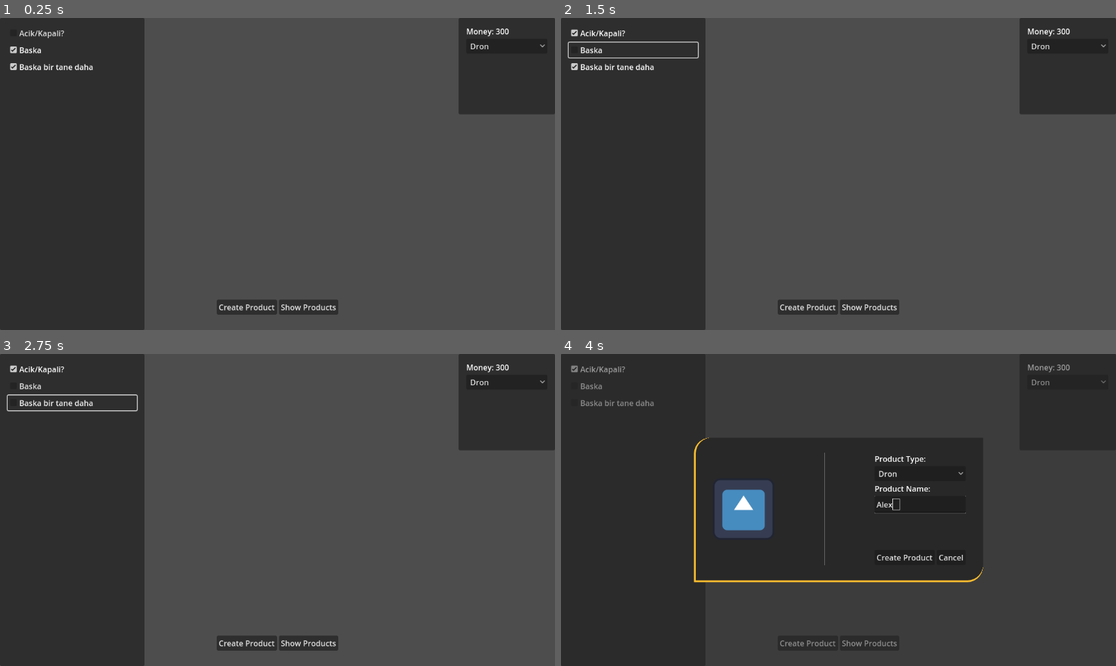
Above: before the commit, frames 1-4 (two rows, left to right).
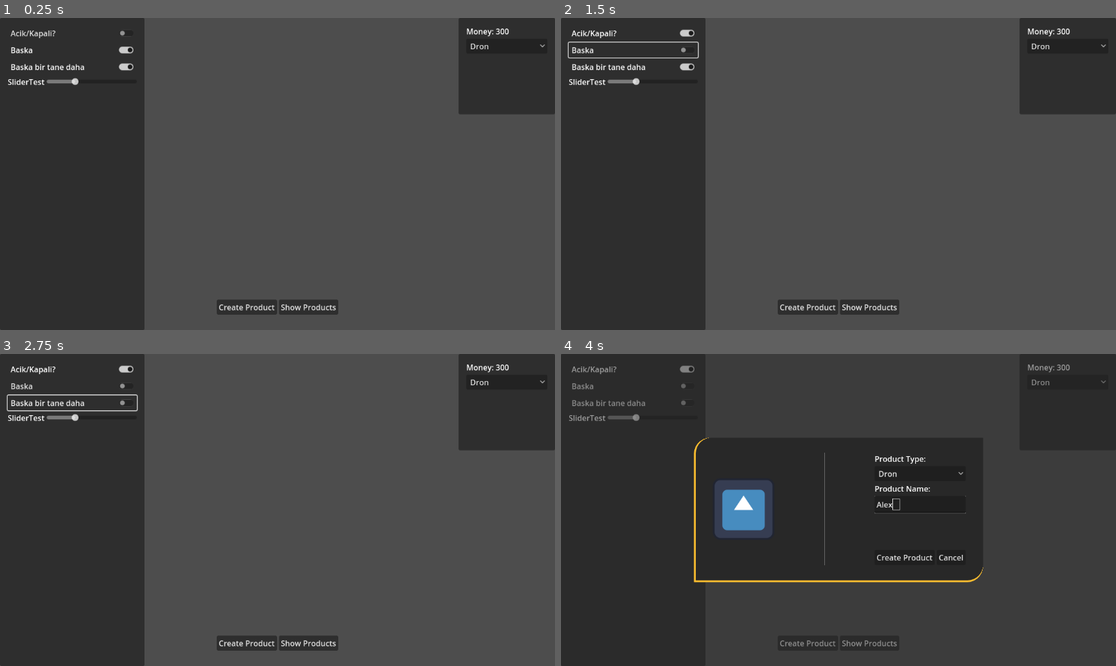
Above: after the commit, the same moments.

Repository: GameJam-Proje/brackeys-2025
Game: Godot game, scene res://game.tscn
Two runs of this game, one before a commit and one after it. Both use one fixed random seed, a clock stepped at 60 frames per second and the inputs below. The engine's default icon, where the game draws it, is replaced by a stand-in: a white triangle on a blue panel in a dark square.
Inputs (mouse positions are in pixels of both pictures, inside the frame that each line leads up to):
- Up to frame 1 (0.25 s): no input
- Up to frame 2 (1.5 s): click "Acik/Kapali?" at 0.5 s; click "Baska" at 1.25 s
- Up to frame 3 (2.75 s): click "Baska bir tane daha" at 2 s
- Up to frame 4 (4 s): click "Create Product" at 2.75 s; click (921, 503) at 3.52 s; type "Alex" at 3.6 s

The runs differ from the first frame. In frame 1, 0.7% of the frame differs, in the area x 1-25%, y 4-22%; in frame 2, 0.7%, in the area x 1-25%, y 3-22%; in frame 3, 0.6%; in frame 4, 0.5%.

Commit message:
yeni parametreler (#4)
* yeni parametreler

* slider hatasi duzeltildi

Diff:
--- a/game.gd
+++ b/game.gd
@@ -33,11 +33,11 @@
 
 	for param in current_product.initial_parameters:
 		if param is SwitchParameterRes:
-			var checkbox = CheckBox.new()
-			checkbox.set_text(param.label)
-			checkbox.button_pressed = param.value
-
+			var checkbox = SwitchParamUI.new_switch(param)
 			%VBoxContainer.add_child(checkbox)
+		elif param is SliderParameterRes:
+			var slider = SliderParamUI.new_slider(param)
+			%VBoxContainer.add_child(slider)
 
 func _on_product_created(product: ProductRes):
 	products.append(product)
--- a/game.tscn
+++ b/game.tscn
@@ -1,9 +1,10 @@
-[gd_scene load_steps=5 format=3 uid="uid://dgv5hxe4qr8ic"]
+[gd_scene load_steps=6 format=3 uid="uid://dgv5hxe4qr8ic"]
 
 [ext_resource type="Script" path="res://game.gd" id="1_itcwp"]
 [ext_resource type="Resource" uid="uid://bk7uce6v18lid" path="res://resources/product/dron.tres" id="3_huc81"]
 [ext_resource type="Resource" uid="uid://bqjwwmikmrcq7" path="res://resources/product/robot_supurge.tres" id="4_fjorx"]
 [ext_resource type="Script" path="res://resources/product_res.gd" id="4_tv3mw"]
+[ext_resource type="PackedScene" uid="uid://dqv3r37d63kck" path="res://ui/parameters/switch/switch_param_ui.tscn" id="5_ygxg4"]
 
 [node name="Game" type="Control"]
 layout_mode = 3
@@ -61,6 +62,9 @@
 unique_name_in_owner = true
 layout_mode = 2
 
+[node name="SwitchParamUi" parent="PanelContainer/MarginContainer/VBoxContainer" instance=ExtResource("5_ygxg4")]
+layout_mode = 2
+
 [node name="PanelContainer2" type="PanelContainer" parent="."]
 custom_minimum_size = Vector2(200, 200)
 layout_mode = 1
--- a/resources/product/dron.tres
+++ b/resources/product/dron.tres
@@ -1,8 +1,9 @@
-[gd_resource type="Resource" script_class="ProductRes" load_steps=7 format=3 uid="uid://bk7uce6v18lid"]
+[gd_resource type="Resource" script_class="ProductRes" load_steps=9 format=3 uid="uid://bk7uce6v18lid"]
 
 [ext_resource type="Script" path="res://resources/parameter_res.gd" id="1_lrh4y"]
 [ext_resource type="Script" path="res://resources/switch_parameter_res.gd" id="2_4kgob"]
 [ext_resource type="Script" path="res://resources/product_res.gd" id="2_6pg3f"]
+[ext_resource type="Script" path="res://resources/slider_parameter_res.gd" id="3_as337"]
 
 [sub_resource type="Resource" id="Resource_5iiya"]
 script = ExtResource("2_4kgob")
@@ -19,8 +20,16 @@
 value = true
 label = "Baska bir tane daha"
 
+[sub_resource type="Resource" id="Resource_m8rqh"]
+script = ExtResource("3_as337")
+value = 30.0
+min_value = 0.0
+max_value = 100.0
+step = 10.0
+label = "SliderTest"
+
 [resource]
 script = ExtResource("2_6pg3f")
 name = "Dron"
 description = "Aciklama"
-initial_parameters = Array[ExtResource("1_lrh4y")]([SubResource("Resource_5iiya"), SubResource("Resource_d0cbw"), SubResource("Resource_10qa1")])
+initial_parameters = Array[ExtResource("1_lrh4y")]([SubResource("Resource_5iiya"), SubResource("Resource_d0cbw"), SubResource("Resource_10qa1"), SubResource("Resource_m8rqh")])
--- /dev/null
+++ b/resources/slider_parameter_res.gd
@@ -0,0 +1,7 @@
+class_name SliderParameterRes
+extends ParameterRes
+
+@export var value: float = 0.0
+@export var min_value: float = 0.0
+@export var max_value: float = 100.0
+@export var step: float = 1.0
--- /dev/null
+++ b/ui/parameters/slider/slider_param_ui.gd
@@ -0,0 +1,25 @@
+class_name SliderParamUI
+extends HBoxContainer
+
+@export var parameter: SliderParameterRes
+
+const SCENE: PackedScene = preload("res://ui/parameters/slider/slider_param_ui.tscn")
+
+@onready var slider := $Slider
+@onready var label := $Label
+
+func _ready() -> void:
+	label.set_text(parameter.label)
+	slider.max_value = parameter.max_value
+	slider.min_value = parameter.min_value
+	slider.value =  parameter.value
+	slider.step = parameter.step
+
+static func new_slider(param: SliderParameterRes) -> SliderParamUI:
+	var obj = SCENE.instantiate()
+	obj.parameter = param
+
+	return obj
+
+func _on_slider_value_changed(value: float) -> void:
+	parameter.value = value
--- /dev/null
+++ b/ui/parameters/slider/slider_param_ui.tscn
@@ -0,0 +1,21 @@
+[gd_scene load_steps=2 format=3 uid="uid://c0m348684er75"]
+
+[ext_resource type="Script" path="res://ui/parameters/slider/slider_param_ui.gd" id="1_4om03"]
+
+[node name="SliderParamUi" type="HBoxContainer"]
+anchors_preset = 15
+anchor_right = 1.0
+anchor_bottom = 1.0
+grow_horizontal = 2
+grow_vertical = 2
+script = ExtResource("1_4om03")
+
+[node name="Label" type="Label" parent="."]
+layout_mode = 2
+
+[node name="Slider" type="HSlider" parent="."]
+layout_mode = 2
+size_flags_horizontal = 3
+size_flags_vertical = 4
+
+[connection signal="value_changed" from="Slider" to="." method="_on_slider_value_changed"]
--- /dev/null
+++ b/ui/parameters/switch/switch_param_ui.gd
@@ -0,0 +1,16 @@
+class_name SwitchParamUI
+extends CheckButton
+
+@export var parameter: SwitchParameterRes
+
+const SCENE: PackedScene = preload("res://ui/parameters/switch/switch_param_ui.tscn")
+
+func _on_toggled(toggled_on: bool) -> void:
+	parameter.value = toggled_on
+
+static func new_switch(param: SwitchParameterRes) -> SwitchParamUI:
+	var obj = SCENE.instantiate()
+	obj.parameter = param
+	obj.set_text(param.label)
+	obj.button_pressed = param.value
+	return obj
--- /dev/null
+++ b/ui/parameters/switch/switch_param_ui.tscn
@@ -0,0 +1,14 @@
+[gd_scene load_steps=2 format=3 uid="uid://dqv3r37d63kck"]
+
+[ext_resource type="Script" path="res://ui/parameters/switch/switch_param_ui.gd" id="1_pm803"]
+
+[node name="SwitchParamUi" type="CheckButton"]
+anchors_preset = 15
+anchor_right = 1.0
+anchor_bottom = 1.0
+grow_horizontal = 2
+grow_vertical = 2
+text = "Hello world"
+script = ExtResource("1_pm803")
+
+[connection signal="toggled" from="." to="." method="_on_toggled"]
